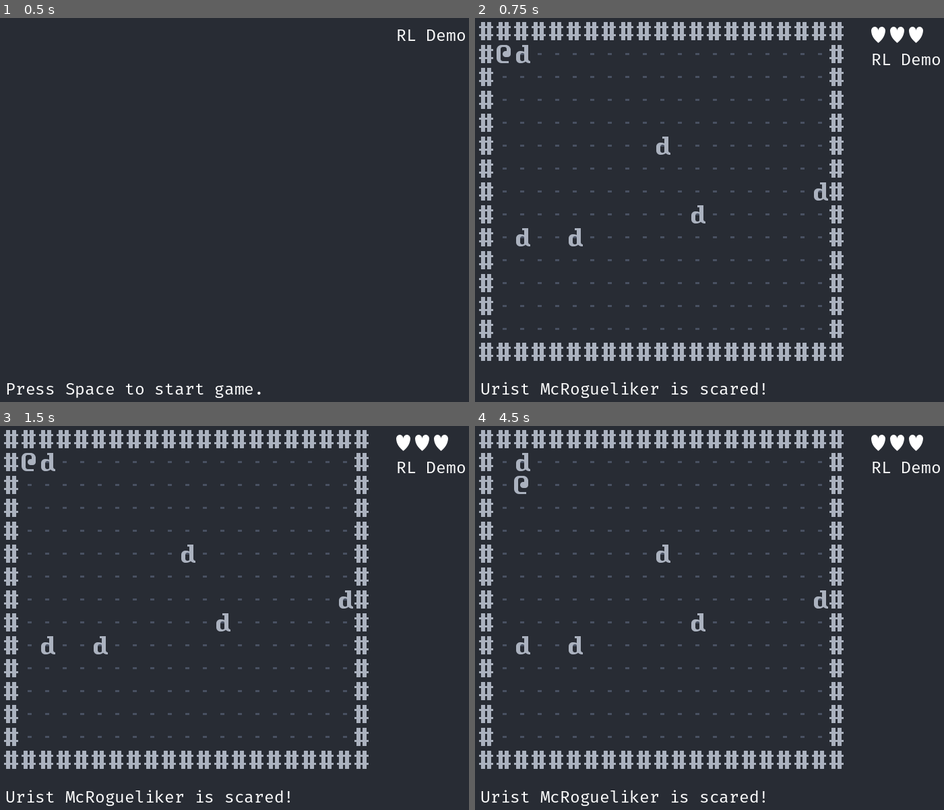
Above: before the commit, frames 1-4 (two rows, left to right).
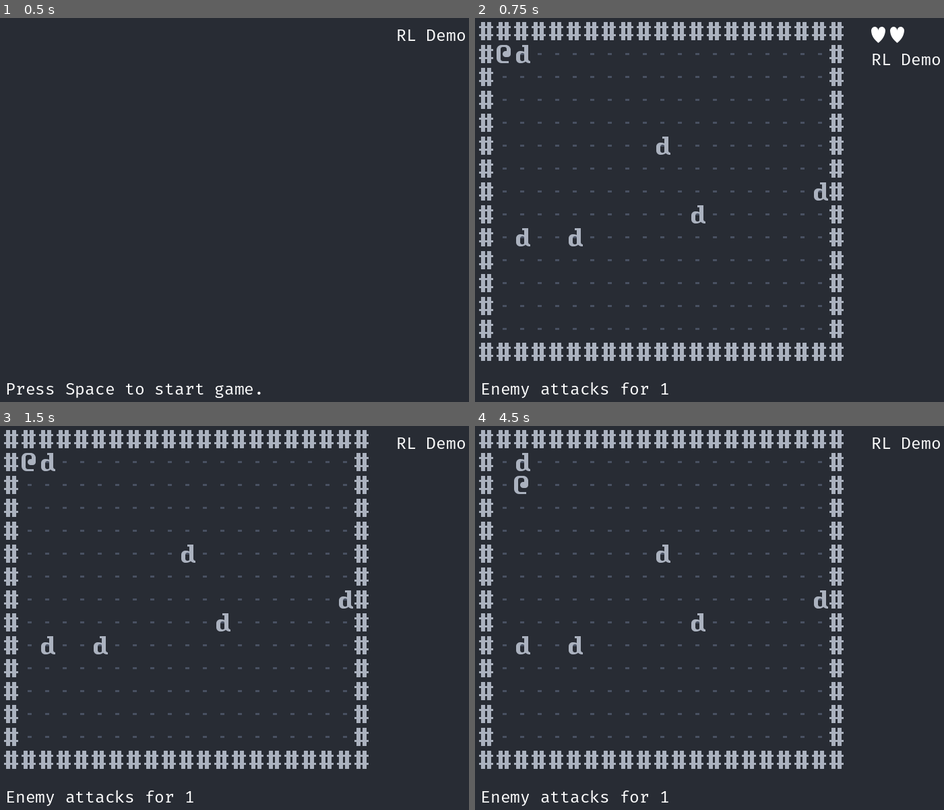
Above: after the commit, the same moments.

Repository: dave470003/froxis
Game: Godot game, scene res://scene/main/MainScene.tscn
Two runs of this game, one before a commit and one after it. Both use one fixed random seed, a clock stepped at 60 frames per second and the inputs below.
Inputs:
- Up to frame 1 (0.5 s): no input
- Up to frame 2 (0.75 s): tap Space (init_world) at 0.5, 0.6 s; hold Up (move_up) from 0.53 s (still down)
- Up to frame 3 (1.5 s): keep holding Up (move_up); tap Space (init_world) at 1.25, 1.35 s
- Up to frame 4 (4.5 s): tap Enter at 2, 3.5 s; release Up (move_up) at 2.03 s; hold Left (move_left) 2.03-3.53 s; tap Space (init_world) at 2.1, 2.75, 2.85, 3.6, 4.25, 4.35 s; hold Down (move_down) 3.53-4.28 s; hold Right (move_right) from 4.28 s (still down)

Frame 1 is identical in both runs. In frame 2, 0.8% of the frame differs, in the area x 1-96%, y 2-99%; in frame 3, 1.2%, in the area x 1-100%, y 2-99%; in frame 4, 1.2%.

Commit message:
Enemies now deal damage

Diff:
--- a/scene/main/EnemyAI.gd
+++ b/scene/main/EnemyAI.gd
@@ -7,6 +7,7 @@
 var _new_ConvertCoord := preload("res://library/ConvertCoord.gd").new()
 
 signal enemy_warned
+signal enemy_attack
 
 # Called when the node enters the scene tree for the first time.
 func _ready():
@@ -23,7 +24,7 @@
 	var _pc = _ref_Schedule._actors[0]
 
 	if _pc_is_close(_pc, current_sprite):
-		enemy_warned.emit("Urist McRogueliker is scared!")
+		enemy_attack.emit(1)
 	_ref_Schedule.end_turn()
 
 func _pc_is_close(source: Sprite2D, target: Sprite2D) -> bool:
--- a/scene/main/MainScene.gd
+++ b/scene/main/MainScene.gd
@@ -35,6 +35,11 @@
 		"enemy_warned", "_on_EnemyAI_enemy_warned",
 		NPC,
 		MODELINE
+	],
+	[
+		"enemy_attack", "_on_EnemyAI_enemy_attack",
+		NPC,
+		MODELINE, SIDEBAR
 	],
 	[
 		"pc_moved", "_on_PCMove_pc_moved",
--- a/scene/main/Modeline.gd
+++ b/scene/main/Modeline.gd
@@ -22,6 +22,10 @@
 	text = message
 
 
+func _on_EnemyAI_enemy_attack(damage: int) -> void:
+	text = "Enemy attacks for {0}".format([damage])
+
+
 func _on_PCMove_pc_moved(message: String) -> void:
 	text = message
 
--- a/scene/main/SidebarVBoxContainer.gd
+++ b/scene/main/SidebarVBoxContainer.gd
@@ -17,6 +17,10 @@
 	_health = health
 	_update_health()
 
+func _on_EnemyAI_enemy_attack(damage: int):
+	_health = _health - damage
+	_update_health()
+
 func _update_health():
 	var sprite: TextureRect
 
